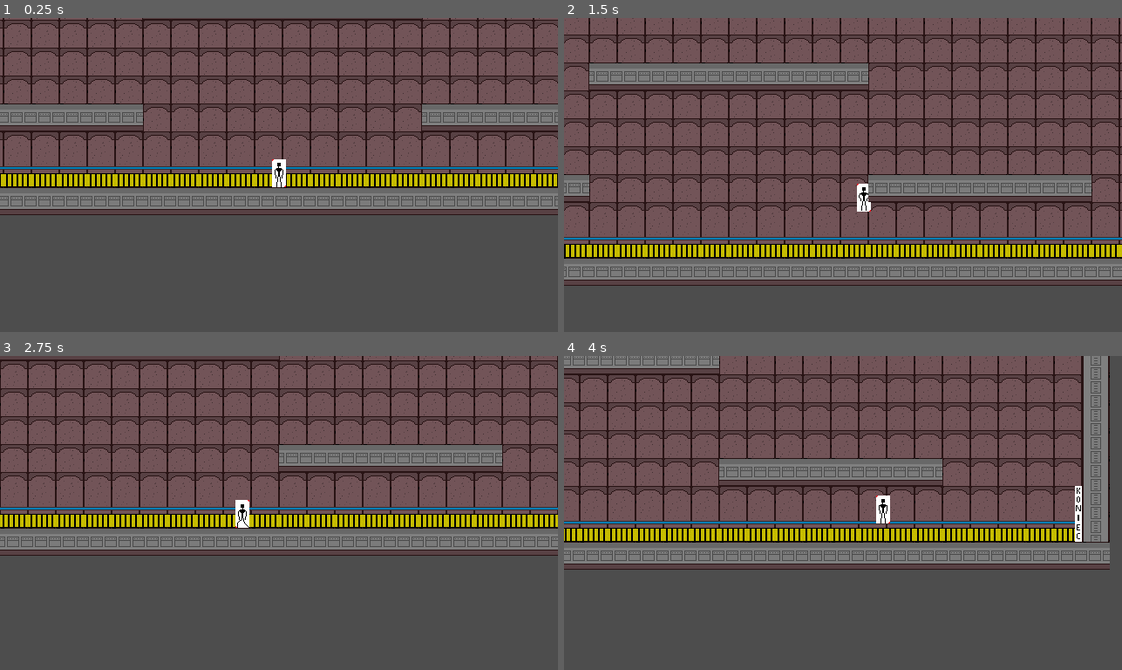
Above: before the commit, frames 1-4 (two rows, left to right).
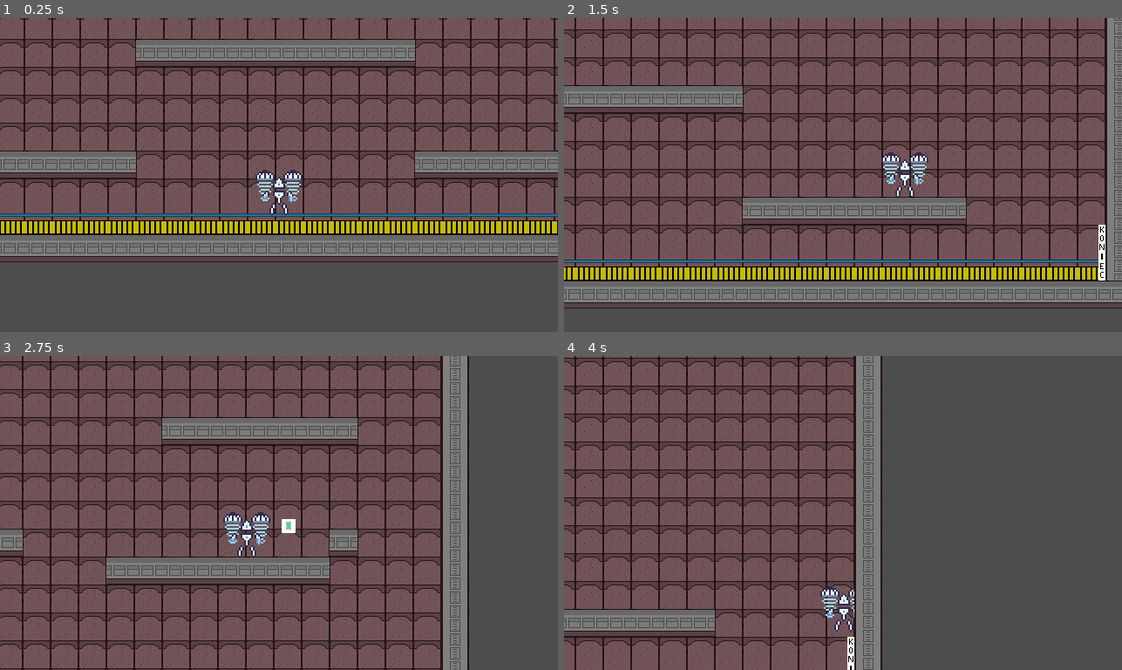
Above: after the commit, the same moments.

Repository: Daxin18/AugmentedUnit
Game: Godot game, scene res://PoC/everything_goes_here/Level.tscn
The game is run twice, just before and just after one commit, with the same random seed, the same clock (stepped at 60 frames per second) and the same inputs. The project has no main scene, so this scene is started directly.
Inputs:
- Up to frame 1 (0.25 s): no input
- Up to frame 2 (1.5 s): hold D (move_right) from 0.53 s (still down); tap E (interact) at 0.6 s; tap Space (jump) at 0.77 s; tap Shift (dash) at 1.35 s
- Up to frame 3 (2.75 s): tap Space (jump) at 1.52 s; tap E (interact) at 1.55, 2.1 s; release D (move_right) at 2.03 s; hold A (move_left) from 2.03 s (still down)
- Up to frame 4 (4 s): release A (move_left) at 2.78 s; hold D (move_right) from 2.78 s (still down); tap Q (scream) at 2.85 s; tap Space (jump) at 3.02, 3.77 s; tap E (interact) at 3.05, 3.6 s

The runs differ from the first frame. In frame 1, 52% of the frame differs, in the area x 0-100%, y 0-78%; in frame 2, 57%; in frame 3, 64%; in frame 4, 64%, in the area x 0-98%, y 0-100%.

Commit message:
Remove files from gitignore, add automatic layer settings for Interactable and Lethal

Diff:
--- a/PoC/everything_goes_here/Level.tscn
+++ b/PoC/everything_goes_here/Level.tscn
@@ -3,10 +3,10 @@
 [ext_resource type="Texture2D" uid="uid://cvm3tkwl5b4g4" path="res://PoC/everything_goes_here/test_wall_tiles.png" id="1_jhkw7"]
 [ext_resource type="Script" path="res://PoC/everything_goes_here/random_experiment.gd" id="1_jj3s0"]
 [ext_resource type="PackedScene" uid="uid://b7ip5pqsecna4" path="res://src/scenes/entities/Log.tscn" id="3_qx6gr"]
-[ext_resource type="PackedScene" uid="uid://bpvk8s82bk4rf" path="res://src/scenes/entities/Player.tscn" id="4_tp41g"]
 [ext_resource type="PackedScene" uid="uid://tloaklr5oyru" path="res://src/scenes/common/SpikeTrap.tscn" id="5_bin8i"]
 [ext_resource type="PackedScene" uid="uid://c8mpj6ntjn7kc" path="res://src/scenes/common/Spawnpoint.tscn" id="5_o20g3"]
 [ext_resource type="PackedScene" uid="uid://bqj3uwhcmsukx" path="res://src/scenes/common/Exit.tscn" id="6_0lufr"]
+[ext_resource type="PackedScene" uid="uid://c7rhrku16kbwb" path="res://PoC/everything_goes_here/player.tscn" id="7_rkqeo"]
 
 [sub_resource type="TileSetAtlasSource" id="TileSetAtlasSource_ca041"]
 texture = ExtResource("1_jhkw7")
@@ -106,5 +106,5 @@
 [node name="Exit" parent="." instance=ExtResource("6_0lufr")]
 position = Vector2(1116, 576)
 
-[node name="Player" parent="." instance=ExtResource("4_tp41g")]
-position = Vector2(540, 597)
+[node name="Player" parent="." instance=ExtResource("7_rkqeo")]
+position = Vector2(548, 522)
--- a/PoC/everything_goes_here/random_experiment.gd
+++ b/PoC/everything_goes_here/random_experiment.gd
@@ -4,3 +4,4 @@
 	# this should be in some global setup
 	# prevents jittering that occurs when moving pixel art too fast
 	Engine.max_fps = 60
+	#pass
--- a/src/scripts/common/Entities/Interactable.gd
+++ b/src/scripts/common/Entities/Interactable.gd
@@ -1,7 +1,11 @@
 class_name Interactable
 extends Area2D
+
+func _ready():
+	# all interactables should be on layer 2
+	set_collision_layer_value(2, true)
 
 func interact(entity: Actor) -> void:
 	pass
 
-# TODO: add some sort of indication that a player can interact with an itemS
+# TODO: add some sort of indication that a player can interact with an item
--- a/src/scripts/common/Entities/Lethal.gd
+++ b/src/scripts/common/Entities/Lethal.gd
@@ -1,4 +1,7 @@
 class_name Lethal
-extends Node2D
+extends CollisionObject2D
+# just a base class for damage detection
 
-# just a base class for damage detection
+func _ready():
+	# all lethal objects should be on layer 5
+	set_collision_layer_value(5, true)
--- a/src/scripts/common/utils/Logs.gd
+++ b/src/scripts/common/utils/Logs.gd
@@ -13,7 +13,7 @@
 # this dict
 # id: name - text - audio_to_play
 # having them all here will make life easier
-const logs: Dictionary= {
+const logs: Dictionary = {
 	LogId.dog_log: ["dog", "DOG", dog_audio],
 	LogId.test_log: ["log_name", "log_text", test_audio],
 	LogId.Jan_1: ["Lorem", "Ipsum", test_audio],
Not shown, removed: PoC/everything_goes_here/Dog single bark.wav.import
Not shown, removed: PoC/everything_goes_here/Log.png.import
Not shown, removed: PoC/everything_goes_here/augmented_unit_base.png.import
Not shown, removed: PoC/everything_goes_here/test tiles.png.import
Not shown, removed: PoC/everything_goes_here/test_wall_tiles.png.import
Not shown, removed: docs/images/image-1.png.import
Not shown, removed: docs/images/image-2.png.import
Not shown, removed: icon.svg.import
Renamed: src/settings/constants.gd -> src/settings/Constants.gd
Not shown, changed: docs/Augmented Unit - GDD.md
